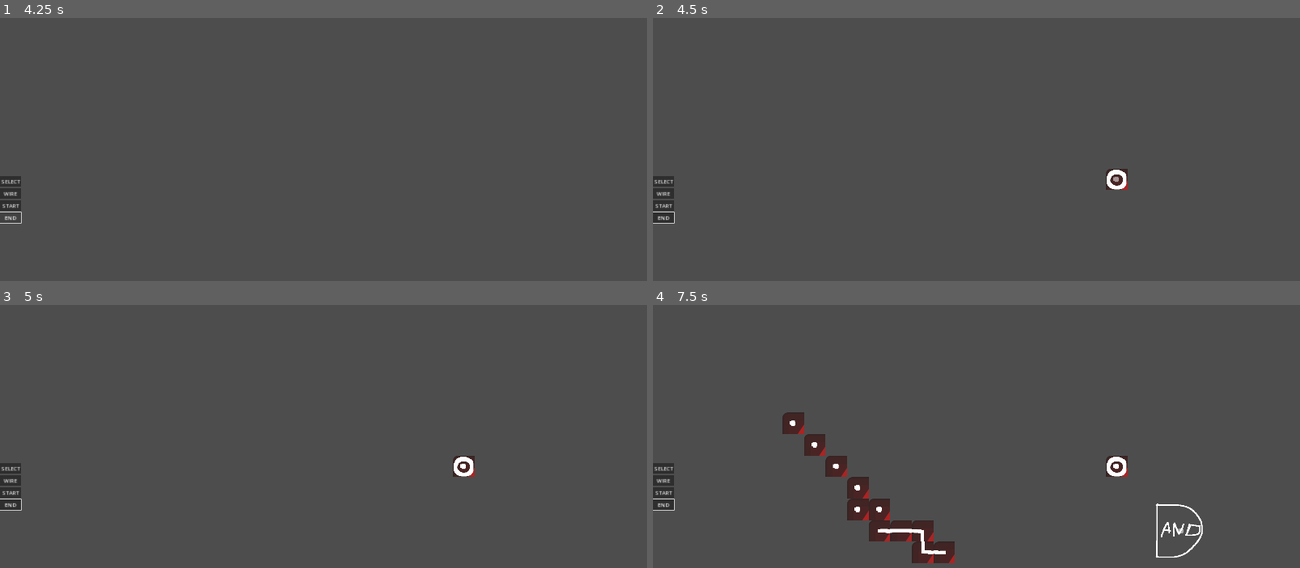
Above: before the commit, frames 1-4 (two rows, left to right).
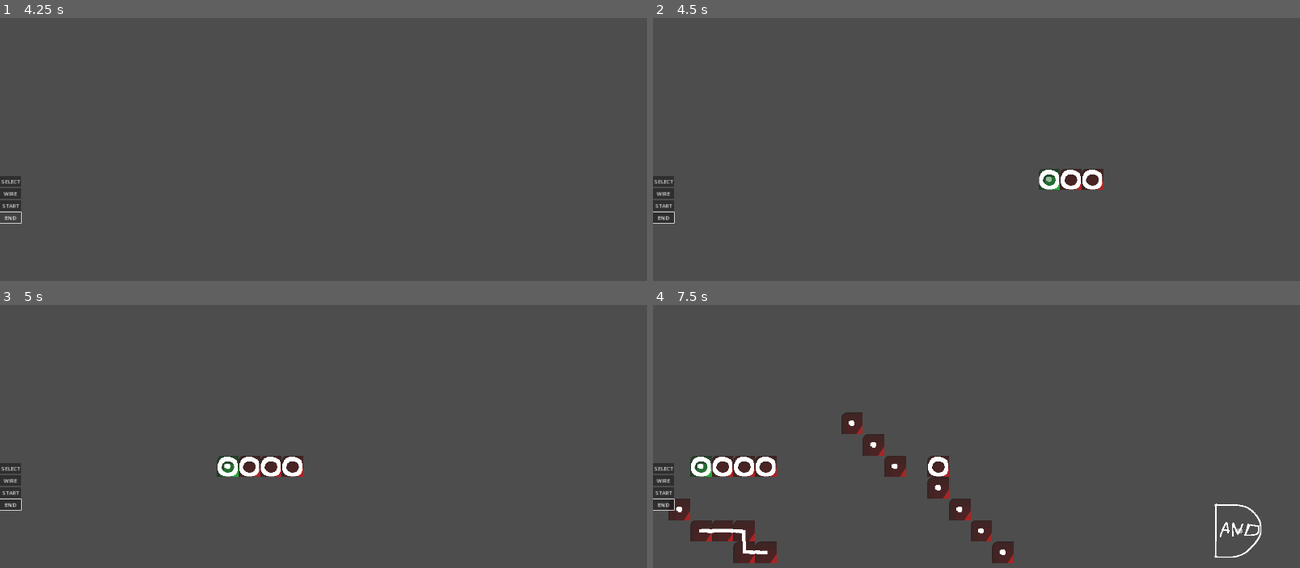
Above: after the commit, the same moments.

Repository: Aisudoragon/logic-gates
Game: Godot game, scene res://scenes/levels/playground.tscn
Two runs of this game, one before a commit and one after it. Both use one fixed random seed, a clock stepped at 60 frames per second and the inputs below. The engine's default icon, where the game draws it, is replaced by a stand-in: a white triangle on a blue panel in a dark square.
Inputs (mouse positions are in pixels of both pictures, inside the frame that each line leads up to):
- Up to frame 1 (4.25 s): click "START" at 0.5 s; click "START" at 1.25 s; click "SELECT" at 2 s; click "WIRE" at 2.75 s; click "END" at 3.5 s
- Up to frame 2 (4.5 s): tap Enter at 4.25 s; move the mouse to (1118, 181) at 4.27 s; hold D (move_right, bound only after the commit) from 4.28 s (still down); hold 1 from 4.28 s (still down); click (1118, 181) at 4.42 s
- Up to frame 3 (5 s): keep holding D (move_right, bound only after the commit); keep holding 1
- Up to frame 4 (7.5 s): release D (move_right, bound only after the commit) at 5 s; release 1 at 5 s; drag from (847, 504) to (944, 560) at 5.02 s; move the mouse to (1041, 407) at 5.77 s; hold D (move_right, bound only after the commit) 5.78-6.5 s; hold Enter 5.78-6.5 s; drag from (944, 560) to (782, 431) at 6.52 s; move the mouse to (1170, 541) at 7.27 s; hold A (move_left, bound only after the commit) from 7.28 s (still down); hold 9 from 7.28 s (still down)

Frame 1 is identical in both runs. In frame 2, 1.0% of the frame differs, in the area x 59-74%, y 57-66%; in frame 3, 1.3%; in frame 4, 8.5%, in the area x 2-95%, y 40-99%.

Commit message:
Added camera movement with keyboard

Diff:
--- a/project.godot
+++ b/project.godot
@@ -54,6 +54,26 @@
 "events": [Object(InputEventKey,"resource_local_to_scene":false,"resource_name":"","device":-1,"window_id":0,"alt_press …(192 unchanged characters)…
 ]
 }
+move_right={
+"deadzone": 0.5,
+"events": [Object(InputEventKey,"resource_local_to_scene":false,"resource_name":"","device":-1,"window_id":0,"alt_pressed":false,"shift_pressed":false,"ctrl_pressed":false,"meta_pressed":false,"pressed":false,"keycode":0,"physical_keycode":68,"key_label":0,"unicode":100,"location":0,"echo":false,"script":null)
+]
+}
+move_down={
+"deadzone": 0.5,
+"events": [Object(InputEventKey,"resource_local_to_scene":false,"resource_name":"","device":-1,"window_id":0,"alt_pressed":false,"shift_pressed":false,"ctrl_pressed":false,"meta_pressed":false,"pressed":false,"keycode":0,"physical_keycode":83,"key_label":0,"unicode":115,"location":0,"echo":false,"script":null)
+]
+}
+move_left={
+"deadzone": 0.5,
+"events": [Object(InputEventKey,"resource_local_to_scene":false,"resource_name":"","device":-1,"window_id":0,"alt_pressed":false,"shift_pressed":false,"ctrl_pressed":false,"meta_pressed":false,"pressed":false,"keycode":0,"physical_keycode":65,"key_label":0,"unicode":97,"location":0,"echo":false,"script":null)
+]
+}
+move_up={
+"deadzone": 0.5,
+"events": [Object(InputEventKey,"resource_local_to_scene":false,"resource_name":"","device":-1,"window_id":0,"alt_pressed":false,"shift_pressed":false,"ctrl_pressed":false,"meta_pressed":false,"pressed":false,"keycode":0,"physical_keycode":87,"key_label":0,"unicode":119,"location":0,"echo":false,"script":null)
+]
+}
 
 [internationalization]
 
--- a/scenes/levels/camera_2d.gd
+++ b/scenes/levels/camera_2d.gd
@@ -4,6 +4,12 @@
 var zoomMin: float = 0.05
 var zoomMax: float = 2.0
 var dragSensitivity: float = 1.0
+@export var camera_speed: float = 1000.0
+
+
+func _process(delta: float) -> void:
+	var direction: Vector2 = Input.get_vector(&"move_left", &"move_right", &"move_up", &"move_down")
+	position += camera_speed * direction / zoom * delta
 
 
 func _input(event: InputEvent) -> void:
